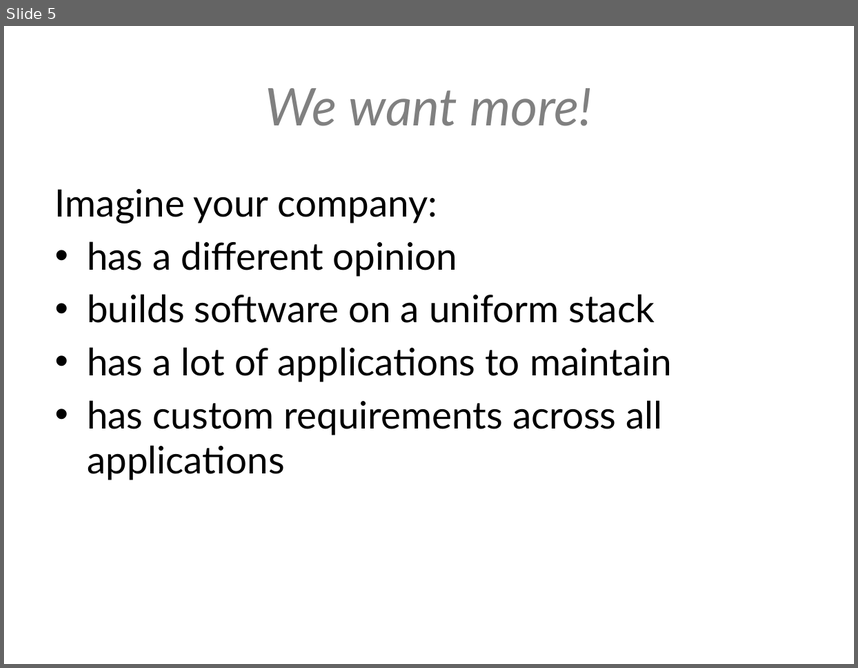
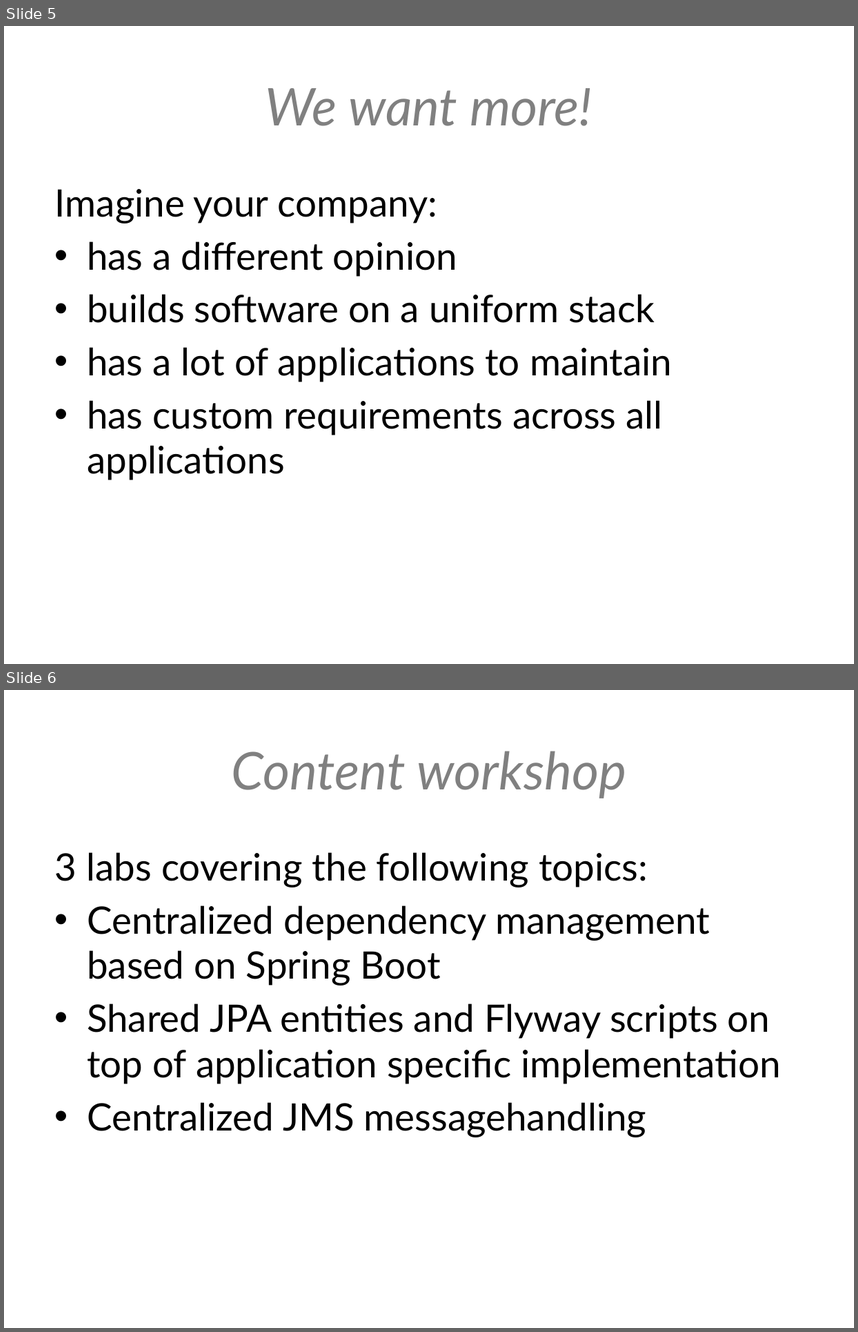
Before and after one commit to hawkeye-bot/springio2017, a slide deck: Spring boot - adapting to your environment.pptx. Shown one above the other, each under a label of ours: slide 5 before the commit, slides 5 and 6 after it. The pictures are 858x668 and 858x1332 pixels, drawn with LibreOffice and Linux fonts; fonts in the diff are those of the drawing; background and template pictures are left out. Boxes give left, top, right and bottom in pixels: in the first picture for what was removed or moved away, otherwise in the second. Text is boxed around its words. In the diff, an @@ line names an element or a change of style, - is before the commit and + after.

Commit message:
Added sheet with content of workshop

```diff
--- a/Spring boot - adapting to your environment.pptx
+++ b/Spring boot - adapting to your environment.pptx
@@ slide 6 added at (4, 690, 854, 1328), background #FFFFFF; not listed: 1 template element that a slide beside it also shows @@
@@ title added at (231, 751, 626, 798), 44 pt, text #808080, italic @@
+Content workshop
@@ text added at (55, 852, 781, 1137), 32 pt, text #000000 @@
+3 labs covering the following topics:
+• Centralized dependency management based on Spring Boot
+• Shared JPA entities and Flyway scripts on top of application specific implementation
+• Centralized JMS messagehandling
```
Also in this commit, not shown: 11 other slides changed.
